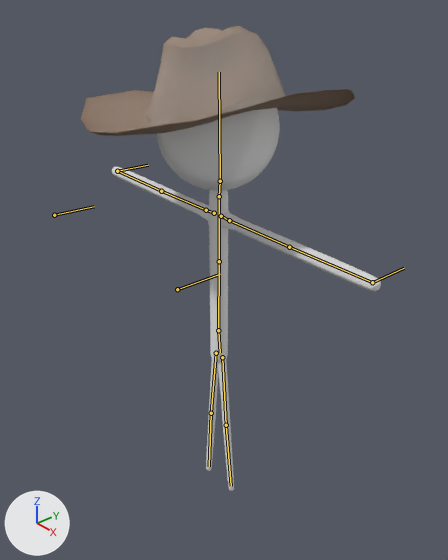
Two versions of the Blender file SticksNBones_Game/Assets/Renders/Ranger.blend, one commit apart.
The view is the same before and after, from a camera (50 mm lens) standing at (1.399, -1.166, 1.218) and looking at (0.043, -0.008, 0.287). The lights are fixed; the arrows at lower left show +X, +Y and +Z. The bones that bend it are drawn over the model as lines.

In view in the first picture: 'Cylinder.001', 'hat group1'.
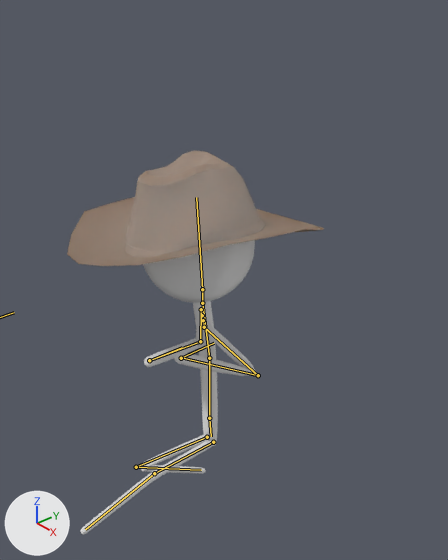
The newer file adds an action. The first version stands in its rest pose; the second is drawn at frame 3 of the action 'CrouchKick'.

Location of each change, [x1, y1, x2, y2] in pixels of the pictures (448 x 560 px):
'hat group1', posed (6% narrower): before [81, 26, 355, 136]; after [67, 150, 324, 266]
'Cylinder.001', posed (34% narrower, 23% shorter): before [112, 108, 381, 491]; after [80, 240, 256, 535]
bone 'stomach', root to tip: before (218, 330) to (219, 261); after (209, 418) to (209, 358)
bone 'chest', root to tip: before (219, 261) to (219, 196); after (209, 358) to (202, 303)
bone 'head', root to tip: before (220, 181) to (219, 72); after (202, 289) to (196, 197)
bone 'armik.l', root to tip: before (372, 282) to (404, 268); after (181, 358) to (214, 343)
bone 'armik.r', root to tip: before (117, 171) to (148, 165); after (149, 360) to (182, 347)

The edits, one by one:
Bone 'base' (bone_base) moves from (0.0, 0.0, 0.0) to (0.01, 0.16, 1.54).
Bone 'stomach' (bone_stomach) turns from (0, 0, 0) to (0, -34, 0) degrees about its own x, y and z.
Bone 'chest' (bone_chest) turns from (0, 0, 0) to (6, 1, 0) degrees about its own x, y and z.
Bone 'head' (bone_head) turns from (0, 0, 0) to (-4, 19, -2) degrees about its own x, y and z.
Bone 'ikleg.l' (bone_ikleg_l) moves from (0.0, 0.0, 0.0) to (-0.08, -2.82, -0.51).
Bone 'knee.l' (bone_knee_l) moves from (0.0, 0.0, 0.0) to (0.1, 0.04, -0.4).
Bone 'ikleg.r' (bone_ikleg_r) moves from (0.0, 0.0, 0.0) to (-0.03, -0.2, -0.02).
Bone 'knee.r' (bone_knee_r) moves from (0.0, 0.0, 0.0) to (0.12, 0.07, -0.11).
Bone 'armik.l' (bone_armik_l) moves from (0.0, 0.0, 0.0) to (0.78, -0.83, 2.78).
Bone 'elbowik.l' (bone_elbowik_l) moves from (0.0, 0.0, 0.0) to (1.23, 0.01, 1.07).
Bone 'armik.r' (bone_armik_r) moves from (0.0, 0.0, 0.0) to (-0.44, -0.87, 3.05).
Bone 'elbowik.r' (bone_elbowik_r) moves from (0.0, 0.0, 0.0) to (-2.7, 0.23, 2.58).
